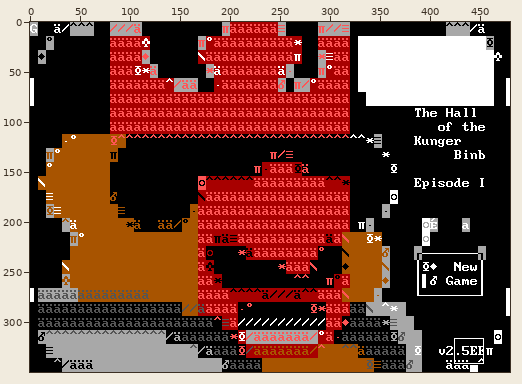
A sprite sheet gets an edit: museum_site/static/images/screenshots/h/BINB_EE.png. The picture above shows the old version from afar; the outline marks the close-up.
Close-up. Before:
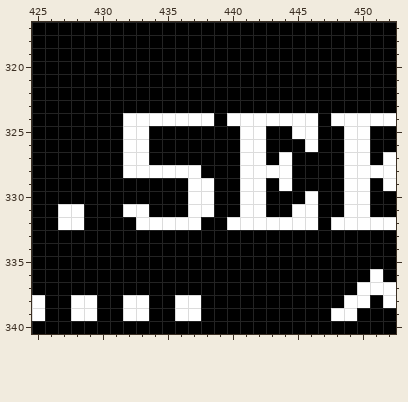
The file is 480x350 pixels. Colours within 5 levels of each other are drawn and written as one. Shown: x 425..452, y 317..340.
And afterwards:
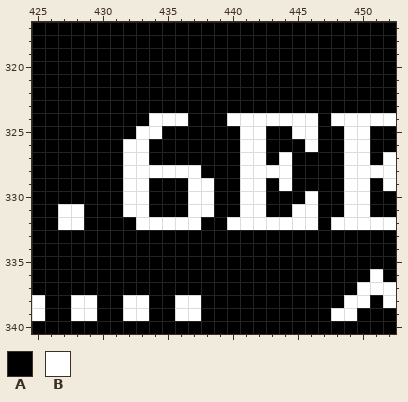
Palette (. is transparent): A #000000  B #ffffff
What changed:
Changed rows in their new state; - is an unchanged pixel.
first column x 432:
324 AA---AA
325 A-B----
first column x 432:
329 BB
330 BB
Pixel boxes of the changes (left, top, right, bottom) in both close-ups:
changed: (123, 113, 214, 139)
changed: (123, 178, 149, 204)
